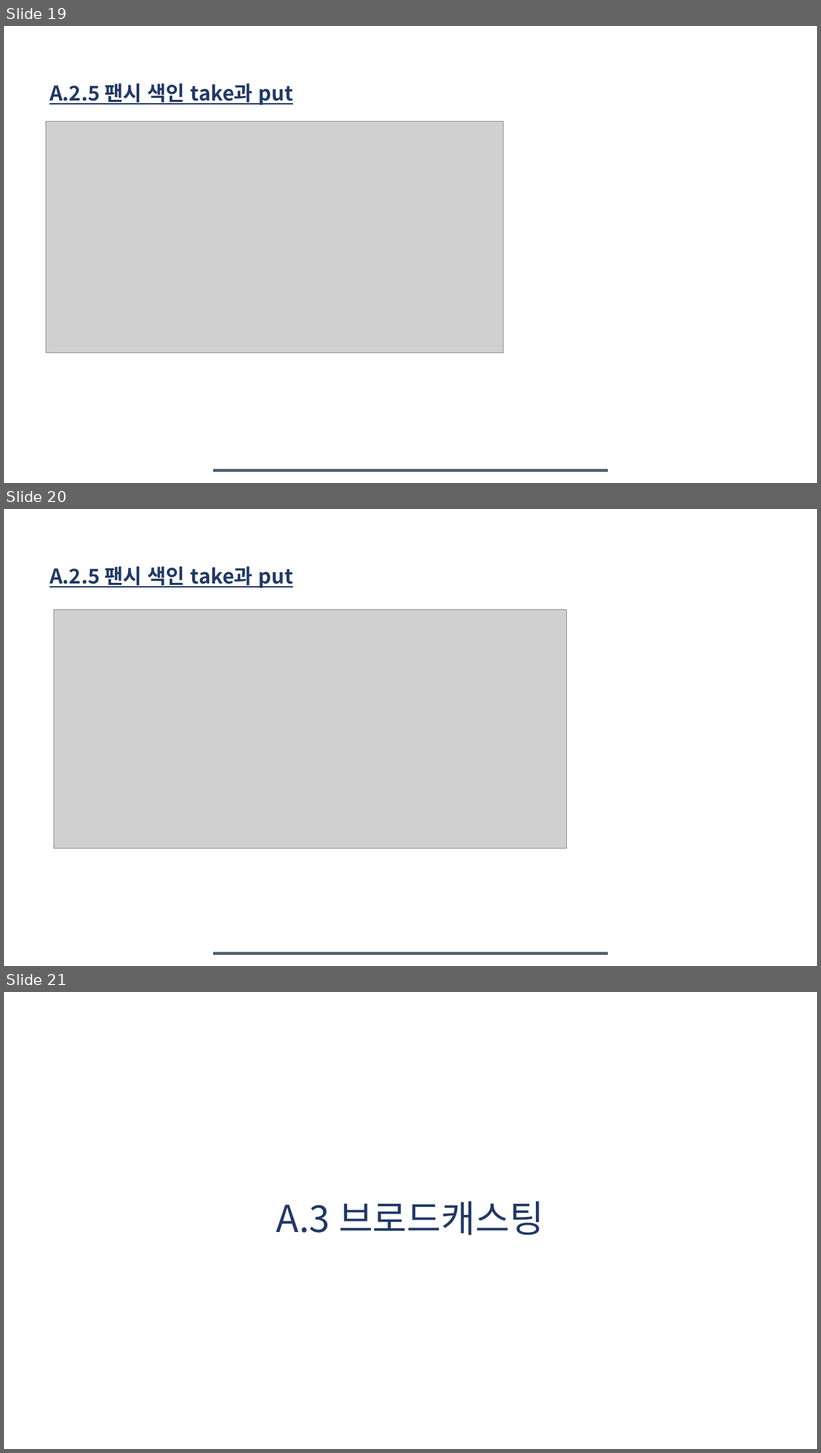
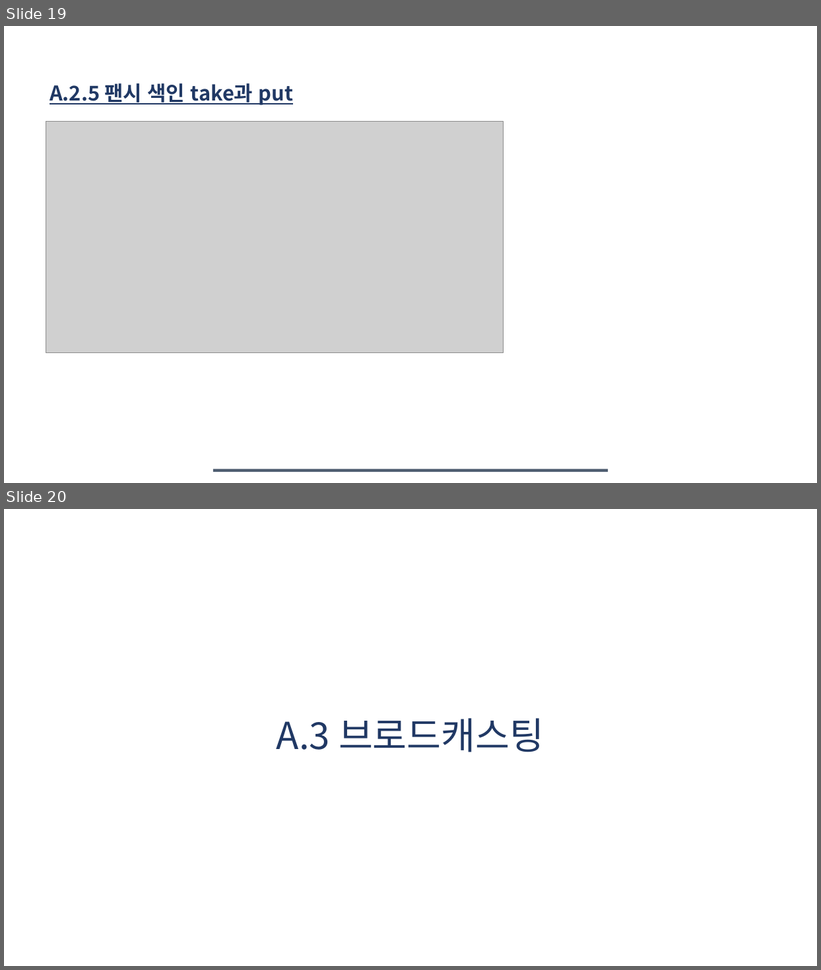
Before and after one commit to young3984/-DA-, a slide deck: 과제/0713/20210713_파이썬기초A.1~A.4_신영민.pptx. Shown one above the other, each under a label of ours: slides 19, 20 and 21 before the commit, slides 19 and 20 after it. The pictures are 821x1453 and 821x970 pixels, drawn with LibreOffice and Linux fonts; fonts in the diff are those of the drawing; grey boxes stand for pictures; background and template pictures are left out. Boxes give left, top, right and bottom in pixels: in the first picture for what was removed or moved away, otherwise in the second. Text is boxed around its words. In the diff, an @@ line names an element or a change of style, - is before the commit and + after.

```diff
--- a/과제/0713/20210713_파이썬기초A.1~A.4_신영민.pptx
+++ b/과제/0713/20210713_파이썬기초A.1~A.4_신영민.pptx
@@ slide 20 removed at box(4, 509, 817, 966), background picture (left out) @@
@@ text removed at box(50, 566, 293, 588) @@
-A.2.5 팬시 색인 take과 put
@@ picture removed at box(54, 610, 567, 850) @@
@@ rectangle removed at box(213, 953, 608, 956) @@
@@ what was slide 21 is now slide 20 @@
```
Also in this commit, not shown: 2 slides changed, 3 other slides removed, 9 other files.
